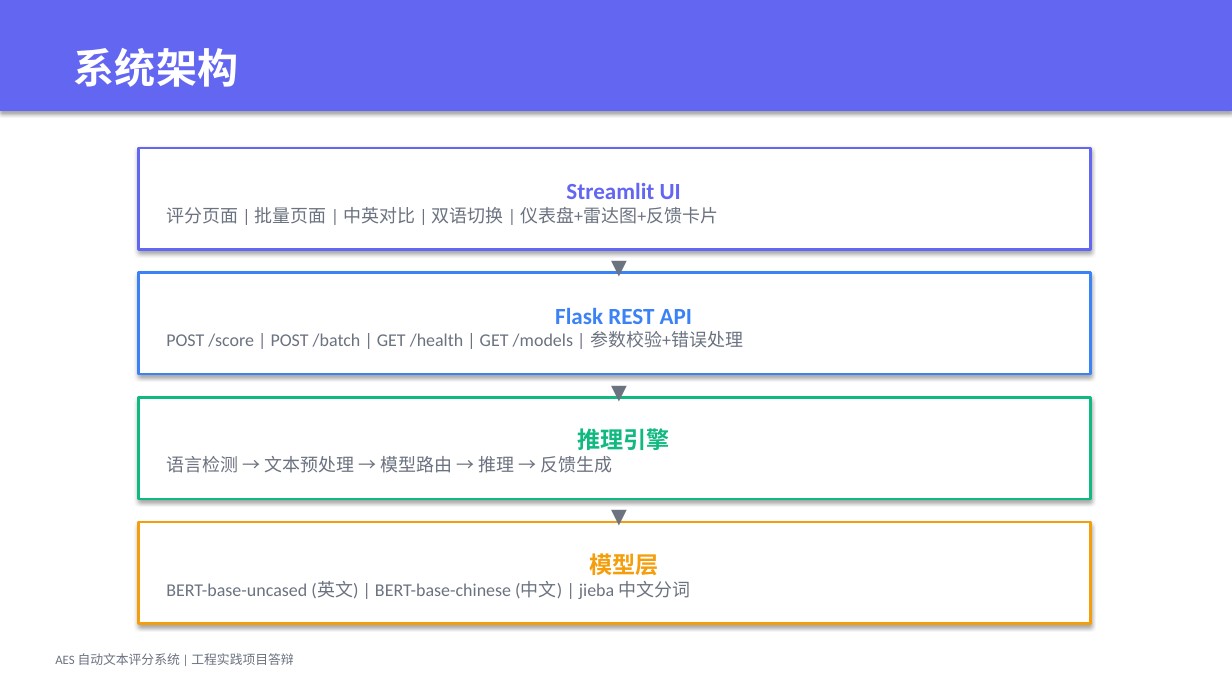
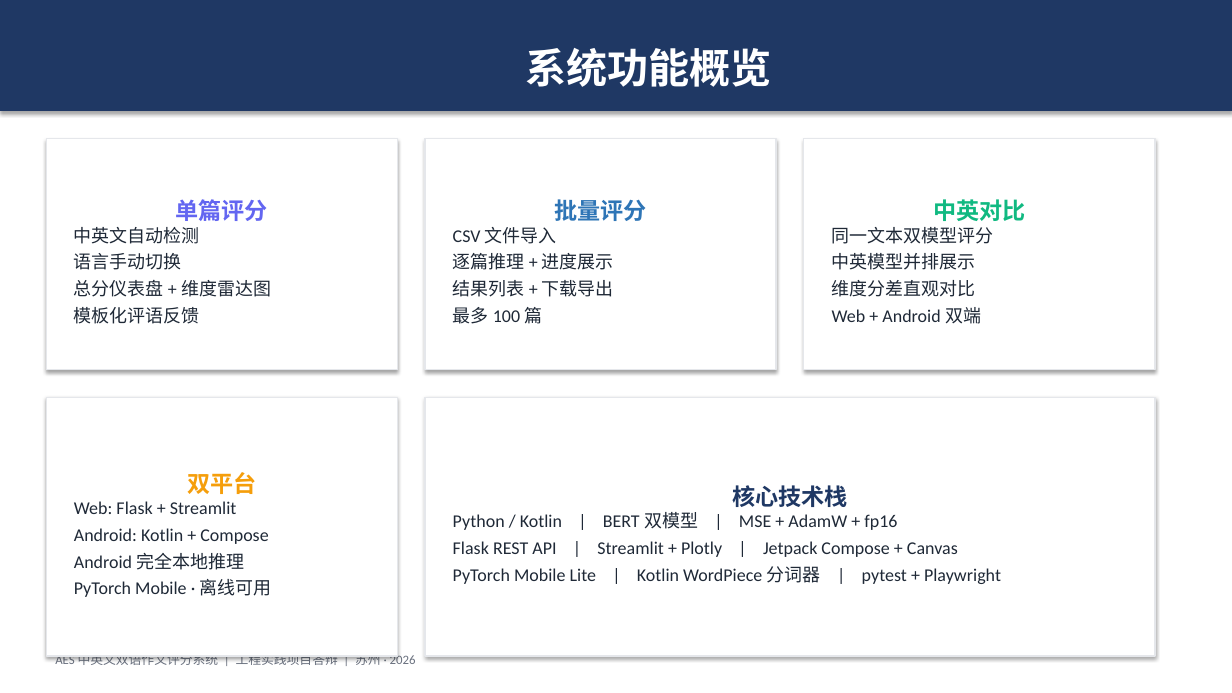
Before and after one commit to Dearsilly/lab, a slide deck: slide 3 of doc/AES_答辩PPT.pptx. Drawn at 1232x693 pixels with LibreOffice and Linux fonts; fonts in the diff are those of the drawing. Boxes give left, top, right and bottom in pixels: in the first picture for what was removed or moved away, otherwise in the second. Text is boxed around its words. In the diff, an @@ line names an element or a change of style, - is before the commit and + after.

Commit message:
docs: add defense Word report and PPT with Android content

```diff
--- a/doc/AES_答辩PPT.pptx
+++ b/doc/AES_答辩PPT.pptx
@@ rectangle "系统功能概览" at bbox=[0, 0, 1232, 111]: fill #6366F1 to #1F3864 @@
@@ text in rectangle at bbox=[525, 48, 771, 87]: text changed @@
-系统架构
+系统功能概览
@@ rectangle "单篇评分": place and size @@
-rectangle "单篇评分" at bbox=[139, 148, 1091, 250]
+rectangle "单篇评分" at bbox=[46, 139, 397, 370]
@@ rectangle "单篇评分" at bbox=[46, 139, 397, 370]: outline #6366F1 2 pt to #E5E7EB 1 pt @@
@@ rectangle "批量评分": place and size @@
-rectangle "批量评分" at bbox=[139, 273, 1091, 374]
+rectangle "批量评分" at bbox=[425, 139, 776, 370]
@@ rectangle "批量评分" at bbox=[425, 139, 776, 370]: outline #3B82F6 2 pt to #E5E7EB 1 pt @@
@@ rectangle "中英对比": place and size @@
-rectangle "中英对比" at bbox=[139, 397, 1091, 499]
+rectangle "中英对比" at bbox=[804, 139, 1155, 370]
@@ rectangle "中英对比" at bbox=[804, 139, 1155, 370]: outline #10B981 2 pt to #E5E7EB 1 pt @@
@@ text in rectangle at bbox=[74, 199, 271, 324]: text changed; text colour #6B7280 to #1F2937 @@
-Streamlit UI
-评分页面 | 批量页面 | 中英对比 | 双语切换 | 仪表盘+雷达图+反馈卡片
+单篇评分
+中英文自动检测
+语言手动切换
+总分仪表盘 + 维度雷达图
+模板化评语反馈
@@ text in rectangle at bbox=[453, 199, 646, 324]: text changed; text colour #6B7280 to #1F2937 @@
-Flask REST API
-POST /score | POST /batch | GET /health | GET /models | 参数校验+错误处理
+批量评分
+CSV 文件导入
+逐篇推理 + 进度展示
+结果列表 + 下载导出
+最多 100 篇
@@ text in rectangle at bbox=[832, 199, 1025, 324]: text changed; text colour #6B7280 to #1F2937 @@
-推理引擎
-语言检测 → 文本预处理 → 模型路由 → 推理 → 反馈生成
+中英对比
+同一文本双模型评分
+中英模型并排展示
+维度分差直观对比
+Web + Android 双端
@@ text removed at bbox=[573, 250, 665, 277] @@
-▼
@@ text removed at bbox=[573, 374, 665, 402] @@
-▼
@@ rectangle added at bbox=[46, 397, 397, 656], fill #FFFFFF, outline #E5E7EB 1 pt, 14 pt, text #1F2937 @@
+双平台
+Web: Flask + Streamlit
+Android: Kotlin + Compose
+Android 完全本地推理
+PyTorch Mobile · 离线可用
@@ rectangle added at bbox=[425, 397, 1155, 656], fill #FFFFFF, outline #E5E7EB 1 pt, 14 pt, text #1F2937 @@
+核心技术栈
+Python / Kotlin | BERT 双模型 | MSE + AdamW + fp16
+Flask REST API | Streamlit + Plotly | Jetpack Compose + Canvas
+PyTorch Mobile Lite | Kotlin WordPiece 分词器 | pytest + Playwright
@@ text removed at bbox=[573, 499, 665, 527] @@
-▼
@@ rectangle removed at bbox=[139, 522, 1091, 624] @@
-模型层
-BERT-base-uncased (英文) | BERT-base-chinese (中文) | jieba 中文分词
@@ text at bbox=[55, 653, 416, 665]: text changed @@
-AES 自动文本评分系统 | 工程实践项目答辩
+AES 中英文双语作文评分系统 | 工程实践项目答辩 | 苏州 · 2026
```
Also in this commit, not shown: 8 other slides changed, 4 slides added, 4 slides removed, 3 other files.
